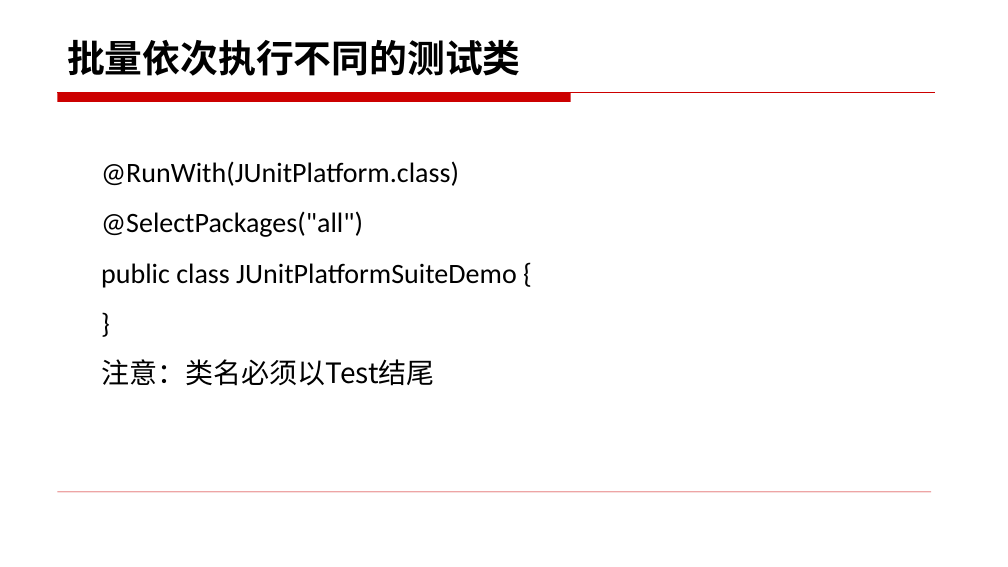
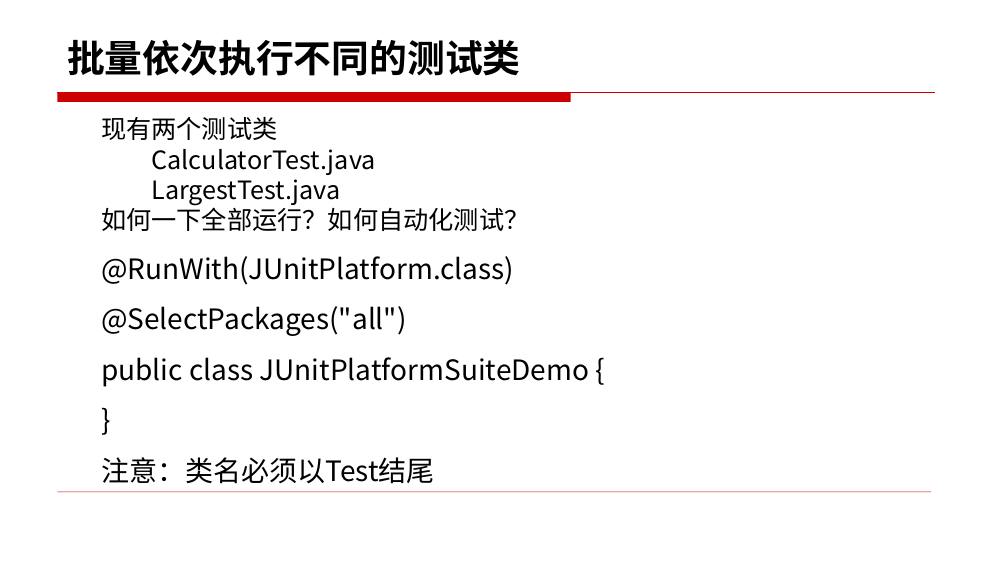
Before and after one commit to edu2act/course-foundation-software-tesing, a slide deck: slide 21 of materials/slides/7.2.pptx (slide 19 before the commit). Drawn at 1008x567 pixels with LibreOffice and Linux fonts; fonts in the diff are those of the drawing. Boxes give left, top, right and bottom in pixels: in the first picture for what was removed or moved away, otherwise in the second. Text is boxed around its words. In the diff, an @@ line names an element or a change of style, - is before the commit and + after.

```diff
--- a/materials/slides/7.2.pptx
+++ b/materials/slides/7.2.pptx
@@ text "现有两个测试类": place and size @@
-text "现有两个测试类" at (101, 161, 517, 386)
+text "现有两个测试类" at (101, 117, 590, 484)
@@ text at (101, 117, 529, 231): paragraphs added @@
+现有两个测试类
+  CalculatorTest.java
+  LargestTest.java
+如何一下全部运行？如何自动化测试？
@@ text at (101, 256, 590, 387): font Calibri to Noto Sans CJK SC in "@RunWith(JUnitPlatform.class)", "@SelectPackages("all")", "public class JUnitPlatformSuiteDemo {", "}" @@
```
Also in this commit, not shown: 4 other slides changed, 12 slides added, 5 slides removed.
